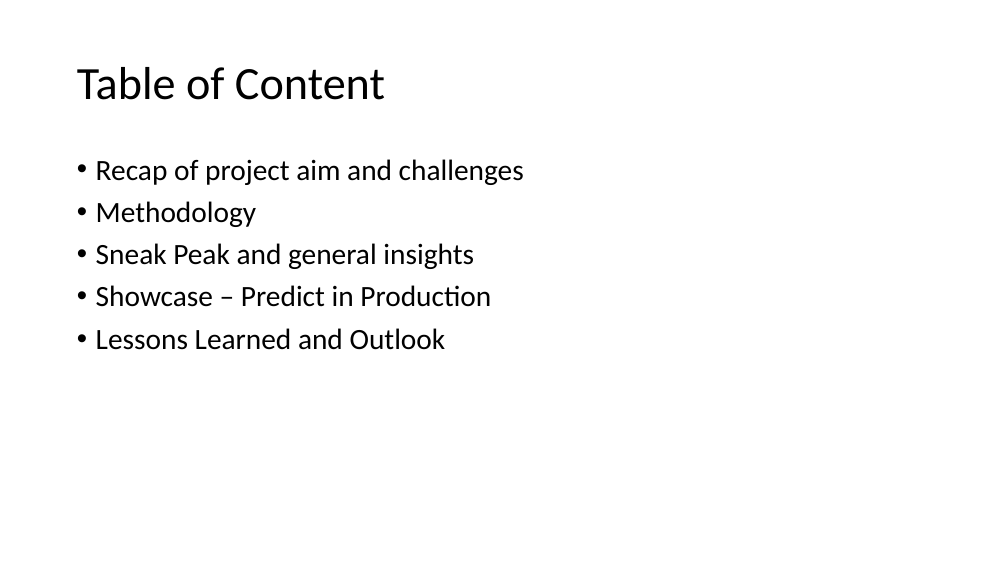
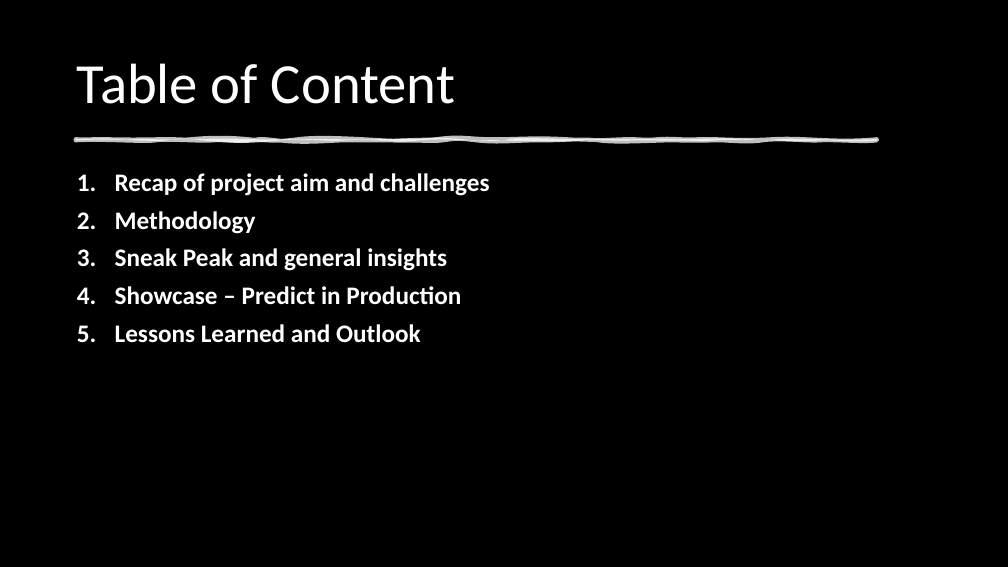
Before and after one commit to NoahDarwich/portest, a slide deck: slide 2 of Draft Pro-Test Demo Day Presentation.pptx. Drawn at 1008x567 pixels with LibreOffice and Linux fonts; fonts in the diff are those of the drawing; background and template pictures are left out. Boxes give left, top, right and bottom in pixels: in the first picture for what was removed or moved away, otherwise in the second. Text is boxed around its words. In the diff, an @@ line names an element or a change of style, - is before the commit and + after.

```diff
--- a/Draft Pro-Test Demo Day Presentation.pptx
+++ b/Draft Pro-Test Demo Day Presentation.pptx
@@ background #FFFFFF to picture (left out) @@
@@ title "Table of Content" at (x1=77, y1=63, x2=455, y2=104): size 44 to 54 pt, text colour #000000 to #FFFFFF @@
@@ freeform shape added at (x1=76, y1=139, x2=877, y2=141), fill #FFFFFF at 75% opacity, outline #FFFFFF 3.5 pt @@
@@ text "Recap of project aim and ..." moved from (x1=96, y1=159, x2=524, y2=350) to (x1=115, y1=173, x2=489, y2=343) @@
@@ text "Recap of project aim and ..." at (x1=115, y1=173, x2=489, y2=343): size 28 to 24 pt, text colour #000000 to #FFFFFF, bold on; bullet • to 1. @@
```
Also in this commit, not shown: 2 other slides changed, 2 slides added, 1 slide removed.
